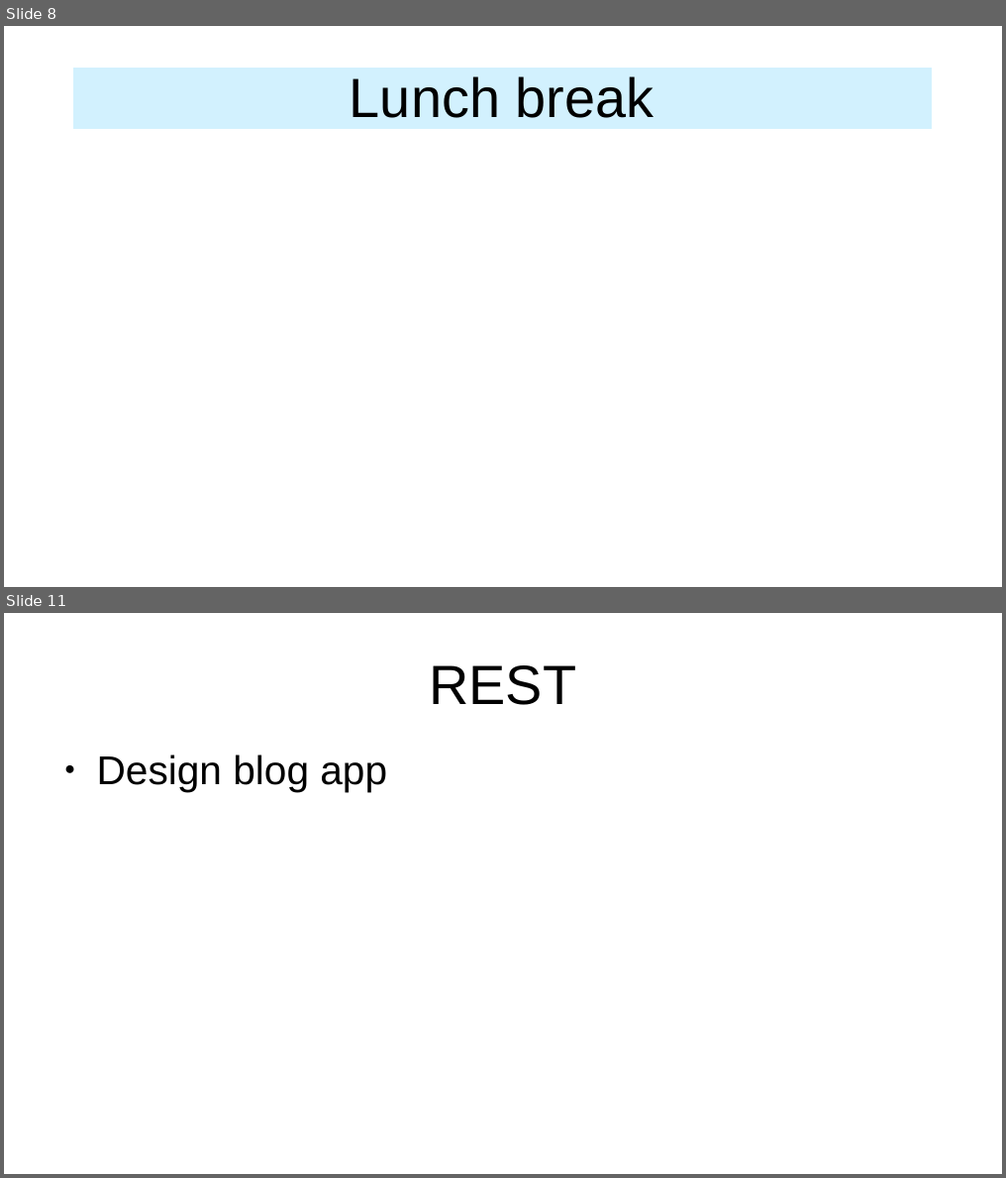
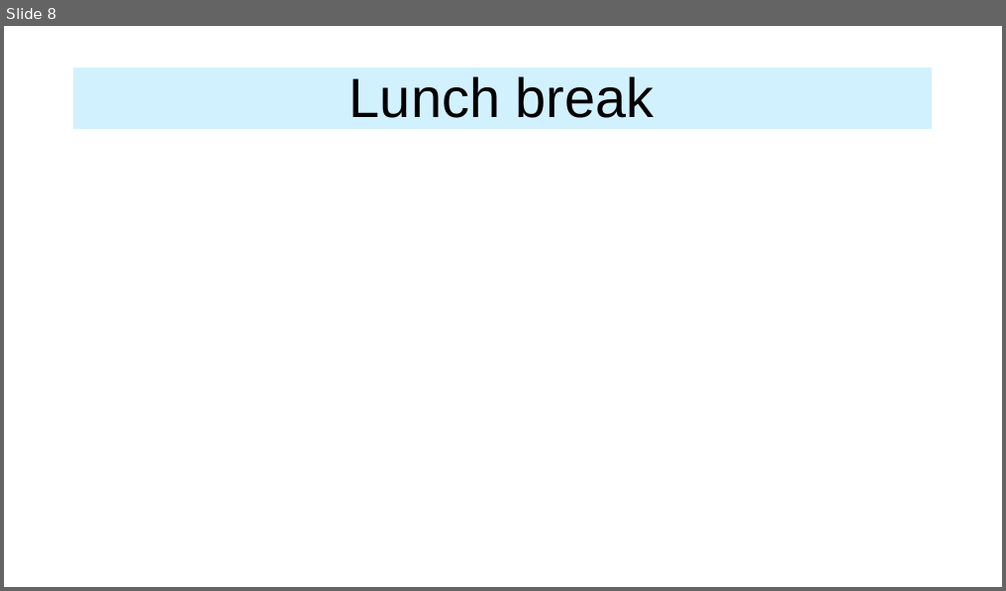
Before and after one commit to axis-go-course/spiderman, a slide deck: presentation.odp. Shown one above the other, each under a label of ours: slides 8 and 11 before the commit, slide 8 after it; the slides between them are not shown. The pictures are 1006x1178 and 1006x591 pixels, drawn with LibreOffice and Linux fonts; fonts in the diff are those of the drawing. Boxes give left, top, right and bottom in pixels: in the first picture for what was removed or moved away, otherwise in the second. Text is boxed around its words. In the diff, an @@ line names an element or a change of style, - is before the commit and + after.

```diff
--- a/presentation.odp
+++ b/presentation.odp
@@ slide 11 removed at <box>4,613,1002,1174</box>, background #FFFFFF @@
@@ title removed at <box>429,665,576,705</box> @@
-REST
@@ text removed at <box>97,755,387,792</box> @@
-● Design blog app
```
Also in this commit, not shown: 1 slide changed, 2 slides added, 4 other slides removed, 4 other files.
